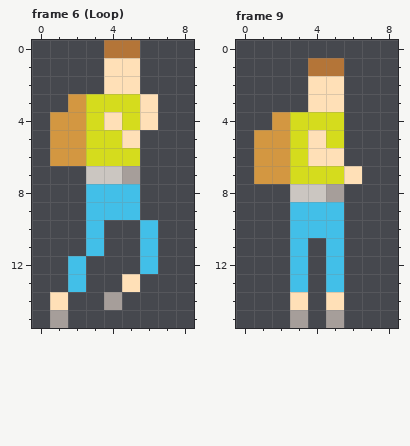
Pixel-art file, stored at _graphics/Characters/MainCharacters.aseprite. The first picture shows the starting point.
9x16 pixels, 9 frames. Shown: frame 6 (Loop), frame 9. The commit also changed other frames, which this record leaves out.
The result:
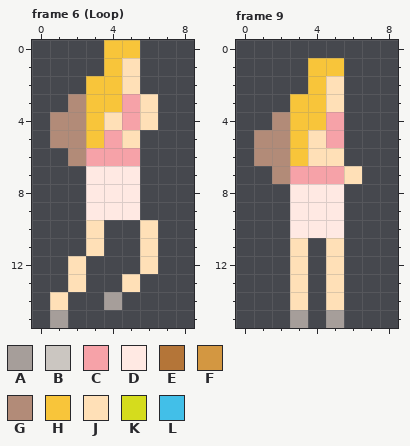
Palette (. is transparent): A #a69e9a  B #cbc6c1  C #f6a2a8  D #ffe9e3  E #b47538  F #d39741  G #b28b78  H #f8c53a  J #ffe0b7  K #d5dc1d  L #42bfe8
Author's note on the commit: Woman walking cycle added and prepared both characters to be ready for player input.
Changes in this commit:
layer "Woman Walking Right" added
layer "Man Walking Left" removed
Changed rows in their new state; - is an unchanged pixel.
Frame 6 (Loop):
first column x 1:
 0 ---HH-
 1 ---H--
 2 --HH--
 3 -GHHC-
 4 GGH-C-
 5 GGHC--
 6 .GCCC-
 7 --DDD-
 8 --DDD-
 9 --DDD-
10 --J--J
11 --J--J
12 -J---J
13 -J----
Frame 9:
first column x 1:
 1 ---HH
 2 ---H-
 3 --HH-
 4 -GHHC
 5 GGH-C
 6 GGH--
 7 .GCCC
 8 --DDD
 9 --DDD
10 --DDD
11 --J-J
12 --J-J
13 --J-J
Where, in picture pixels (left, top, right, bottom), the same in both pictures:
changed: (50, 40, 158, 292)
changed: (254, 58, 344, 292)
